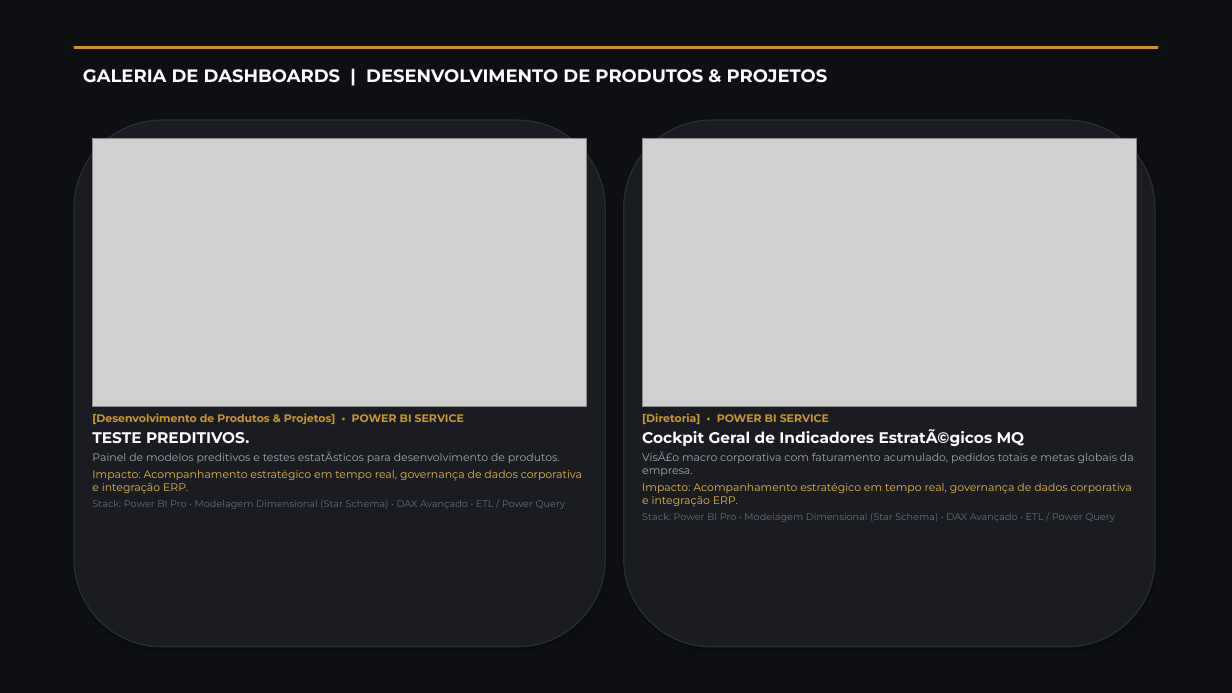
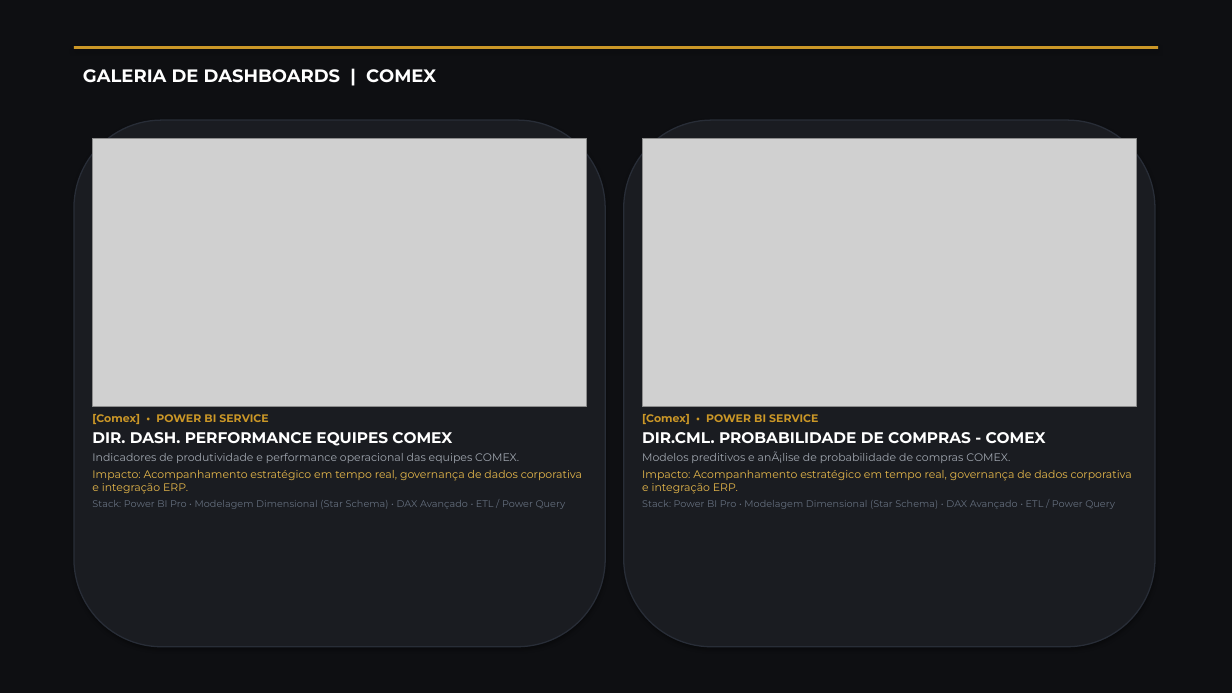
Before and after one commit to Sracm/portfolio-bi, a slide deck: slide 12 of Portfolio_Anderson_Mello_BI_Executive.pptx (slide 16 before the commit). Drawn at 1232x693 pixels with LibreOffice and Linux fonts; fonts in the diff are those of the drawing; grey boxes stand for pictures. Boxes give left, top, right and bottom in pixels: in the first picture for what was removed or moved away, otherwise in the second. Text is boxed around its words. In the diff, an @@ line names an element or a change of style, - is before the commit and + after.

```diff
--- a/Portfolio_Anderson_Mello_BI_Executive.pptx
+++ b/Portfolio_Anderson_Mello_BI_Executive.pptx
@@ text at bbox=[83, 69, 436, 83]: text changed @@
-GALERIA DE DASHBOARDS | DESENVOLVIMENTO DE PRODUTOS & PROJETOS
+GALERIA DE DASHBOARDS | COMEX
@@ text at bbox=[92, 414, 519, 463]: text changed @@
-[Desenvolvimento de Produtos & Projetos] • POWER BI SERVICE
-TESTE PREDITIVOS.
-Painel de modelos preditivos e testes estatÃsticos para desenvolvimento de produtos.
+[Comex] • POWER BI SERVICE
+DIR. DASH. PERFORMANCE EQUIPES COMEX
+Indicadores de produtividade e performance operacional das equipes COMEX.
@@ text at bbox=[642, 414, 1046, 463]: text changed; bold on @@
-[Diretoria] • POWER BI SERVICE
-Cockpit Geral de Indicadores EstratÃ©gicos MQ
-VisÃ£o macro corporativa com faturamento acumulado, pedidos totais e metas globais da empresa.
+[Comex] • POWER BI SERVICE
+DIR.CML. PROBABILIDADE DE COMPRAS - COMEX
+Modelos preditivos e anÃ¡lise de probabilidade de compras COMEX.
```
Also in this commit, not shown: 28 other slides changed, 3 slides added, 11 other files.
